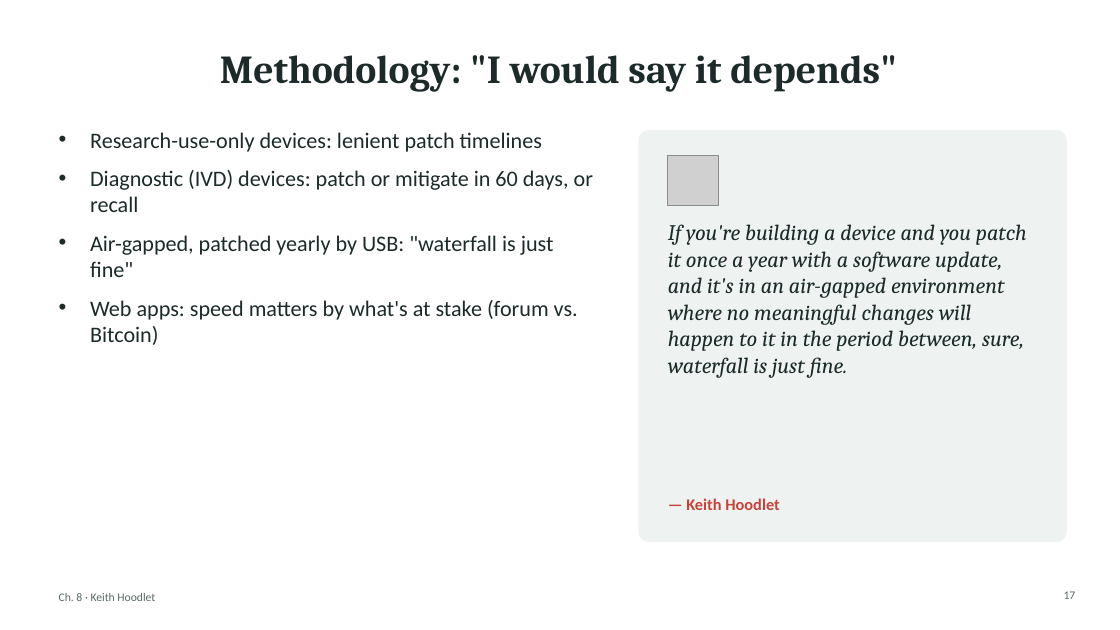
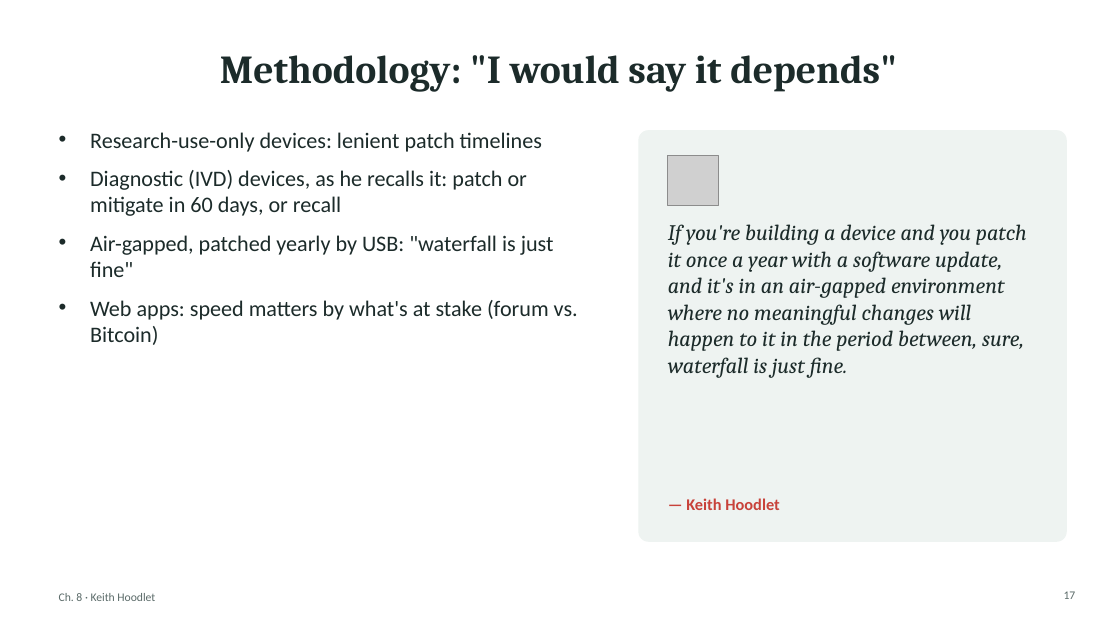
Before and after one commit to agroce/demo_scholarsandinnovators, a slide deck: slide 17 of chapters/08-hoodlet/slides.pptx. Drawn at 1120x630 pixels with LibreOffice and Linux fonts; fonts in the diff are those of the drawing; grey boxes stand for pictures. Boxes give left, top, right and bottom in pixels: in the first picture for what was removed or moved away, otherwise in the second. Text is boxed around its words. In the diff, an @@ line names an element or a change of style, - is before the commit and + after.

```diff
--- a/chapters/08-hoodlet/slides.pptx
+++ b/chapters/08-hoodlet/slides.pptx
@@ text at box(90, 170, 527, 216): text changed @@
-• Diagnostic (IVD) devices: patch or mitigate in 60 days, or recall
+• Diagnostic (IVD) devices, as he recalls it: patch or mitigate in 60 days, or recall
```
Also in this commit, not shown: 41 other files.
